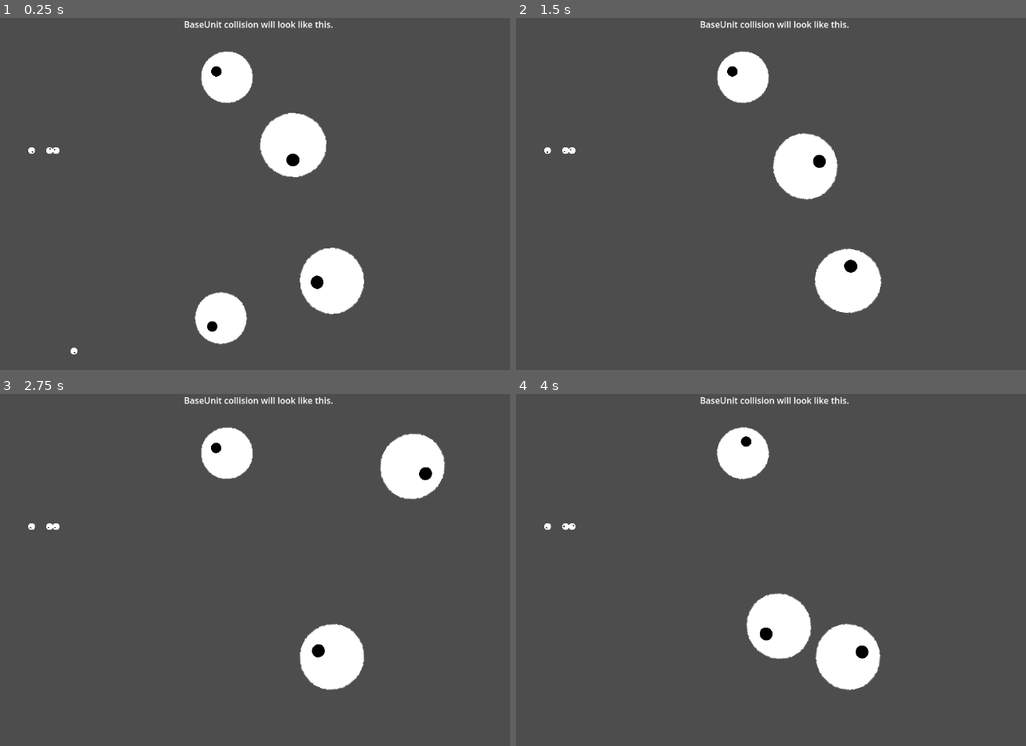
Above: before the commit, frames 1-4 (two rows, left to right).
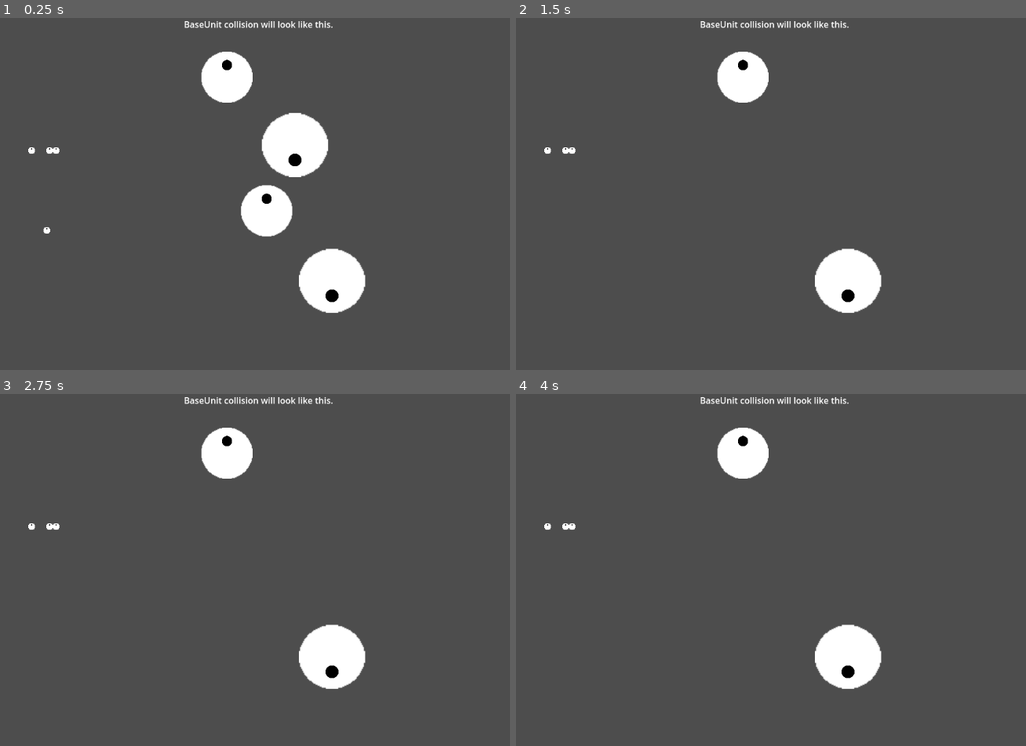
Above: after the commit, the same moments.

Repository: rahmatnazali/colonite
Game: Godot game, scene res://debug/base_unit_3_collision.tscn
Two runs of this game, one before a commit and one after it. Both use one fixed random seed, a clock stepped at 60 frames per second and the inputs below. This scene is started directly instead of the project's main scene.
Inputs:
- Up to frame 1 (0.25 s): no input
- Up to frame 2 (1.5 s): no input
- Up to frame 3 (2.75 s): no input
- Up to frame 4 (4 s): no input

The runs differ from the first frame. In frame 1, 3.2% of the frame differs, in the area x 5-72%, y 9-96%; in frame 2, 2.3%; in frame 3, 2.3%; in frame 4, 2.3%.

Commit message:
On base_unit_3_collision.tscn, add script to demonstrate that we can deliberately set StateMachine to disabled to prevent the feature

Diff:
--- /dev/null
+++ b/debug/base_unit_3_collision.gd
@@ -0,0 +1,13 @@
+extends Control
+
+
+func _ready():
+	$BaseUnit.disable_state()
+	$BaseUnit2.disable_state()
+	$BaseUnit3.disable_state()
+	$BaseUnit4.disable_state()
+
+	$Node2D/BaseUnit.disable_state()
+	$Node2D/Enemy.disable_state()
+	$Node2D/Enemy2.disable_state()
+	$Node2D/Enemy3.disable_state()
--- a/debug/base_unit_3_collision.tscn
+++ b/debug/base_unit_3_collision.tscn
@@ -1,6 +1,7 @@
-[gd_scene load_steps=2 format=3 uid="uid://dq84ca0abiawl"]
+[gd_scene load_steps=3 format=3 uid="uid://dq84ca0abiawl"]
 
 [ext_resource type="PackedScene" uid="uid://cng8yewksr3xk" path="res://components/unit/base_unit.tscn" id="1_1mtdl"]
+[ext_resource type="Script" path="res://debug/base_unit_3_collision.gd" id="1_1wh30"]
 
 [node name="base_unit_3_collision" type="Control"]
 layout_mode = 3
@@ -9,6 +10,7 @@
 anchor_bottom = 1.0
 grow_horizontal = 2
 grow_vertical = 2
+script = ExtResource("1_1wh30")
 
 [node name="Label" type="Label" parent="."]
 layout_mode = 1
